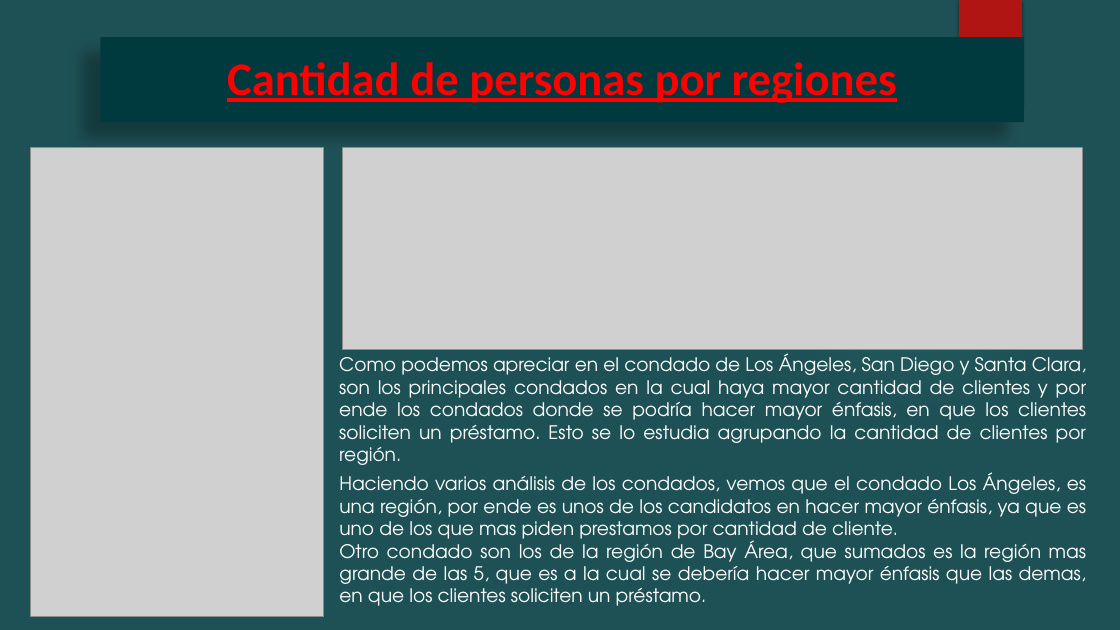
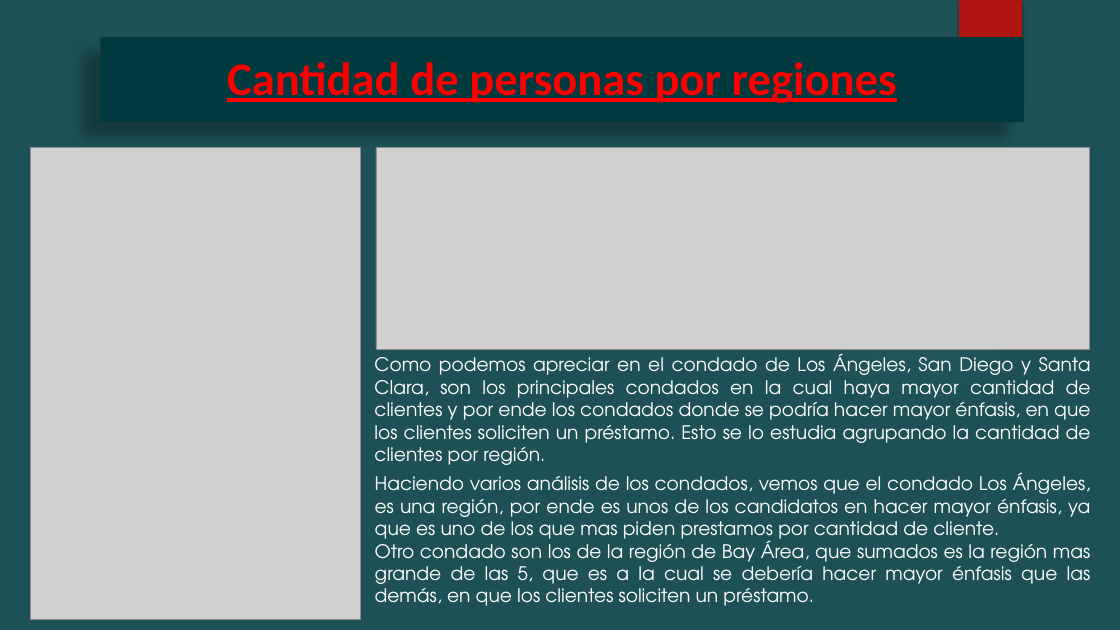
Before and after one commit to Augustobar1991/Proyecto-Coderhouse-Data-Science, a slide deck: slide 12 of Bank/Entrega/Modelado de Prestamos Personales Thera Bank.pptx (slide 11 before the commit). Drawn at 1120x630 pixels with LibreOffice and Linux fonts; fonts in the diff are those of the drawing; grey boxes stand for pictures; background and template pictures are left out. Boxes give left, top, right and bottom in pixels: in the first picture for what was removed or moved away, otherwise in the second. Text is boxed around its words. In the diff, an @@ line names an element or a change of style, - is before the commit and + after.

```diff
--- a/Bank/Entrega/Modelado de Prestamos Personales Thera Bank.pptx
+++ b/Bank/Entrega/Modelado de Prestamos Personales Thera Bank.pptx
@@ picture: place and size @@
-picture at box(30, 148, 324, 617)
+picture at box(30, 147, 360, 619)
@@ picture: place and size @@
-picture at box(342, 148, 1082, 349)
+picture at box(376, 148, 1091, 349)
@@ text "Como podemos apreciar en el ...": place and size @@
-text "Como podemos apreciar en el ..." at box(339, 353, 1086, 606)
+text "Como podemos apreciar en el ..." at box(374, 353, 1091, 606)
@@ text at box(375, 538, 1091, 606): text changed @@
-Otro condado son los de la región de Bay Área, que sumados es la región mas grande de las 5, que es a la cual se debería hacer mayor énfasis que las demas, en que los clientes soliciten un préstamo.
+Otro condado son los de la región de Bay Área, que sumados es la región mas grande de las 5, que es a la cual se debería hacer mayor énfasis que las demás, en que los clientes soliciten un préstamo.
```
Also in this commit, not shown: 9 other slides changed, 15 slides added, 2 other files.
